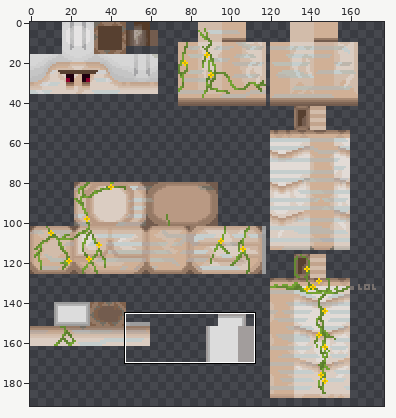
Edited in one commit: sprite sheet (textures/entity/iron_golem/iron_golem.png). The first picture is a wide view before the edit; the outline marks the close-up.
Close-up. Before the commit:
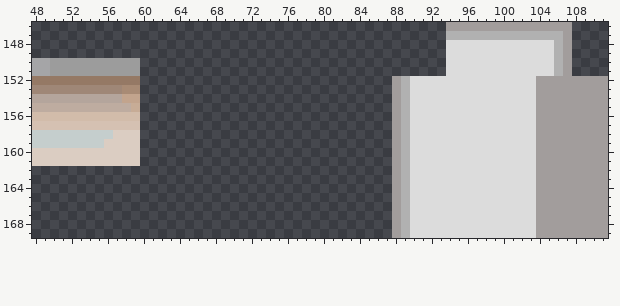
The file is 256x256 pixels. Colours within 5 levels of each other are drawn and written as one. Shown: x 48..111, y 146..169. The wide view leaves out empty margins. The commit also changed other parts of the picture, which this record leaves out.
The result:
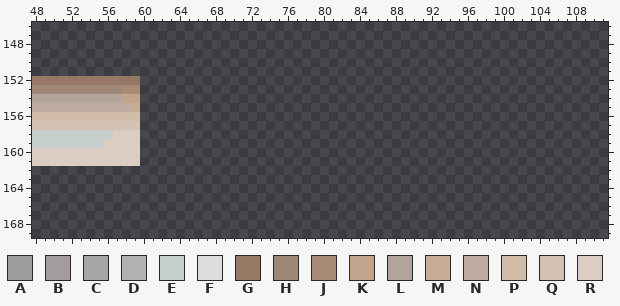
Palette (. is transparent): A #9c9c9c  B #a29d9c  C #a5a5a7  D #b1b1b1  E #c5cecd  F #dcdcdc  G #957965  H #9f8777  J #a88b75  K #c2a48d  L #b4a59c  M #c7ac96  N #beaca0  P #d2bcaa  Q #d5c1b2  R #dbcdc2
Change:
y 146: x 94..107 BBBBBBBBBBBBBB -> ..............
y 147: x 94..107 DDDDDDDDDDDDDB -> ..............
y 148..149: x 94..107 FFFFFFFFFFFFDB -> ..............
y 150..151: x 48..59 CCAAAAAAAAAA -> ............; x 94..107 FFFFFFFFFFFFDB -> ..............
y 152..169: x 88..111 BDFFFFFFFFFFFFFFBBBBBBBB -> ........................
Where, in picture pixels (left, top, right, bottom), the same in both close-ups:
erased: (392, 22, 608, 238)
erased: (32, 58, 140, 76)
